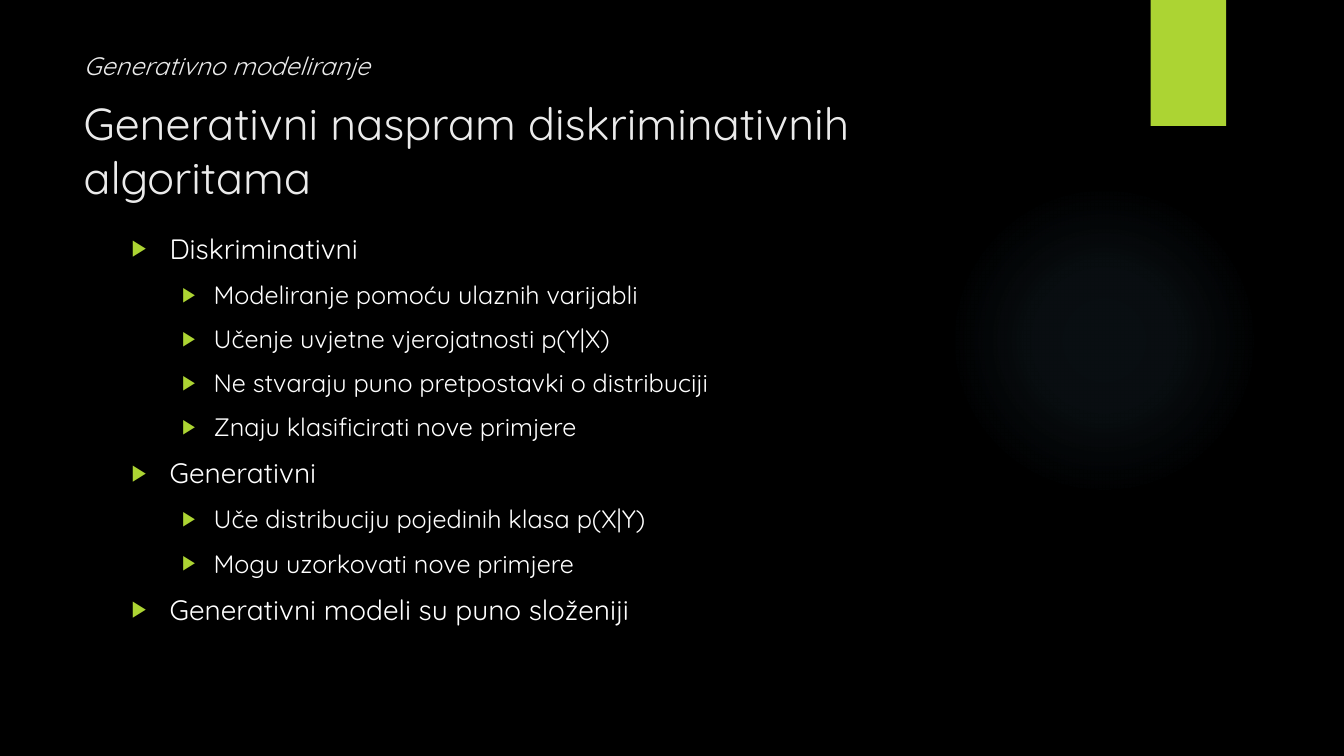
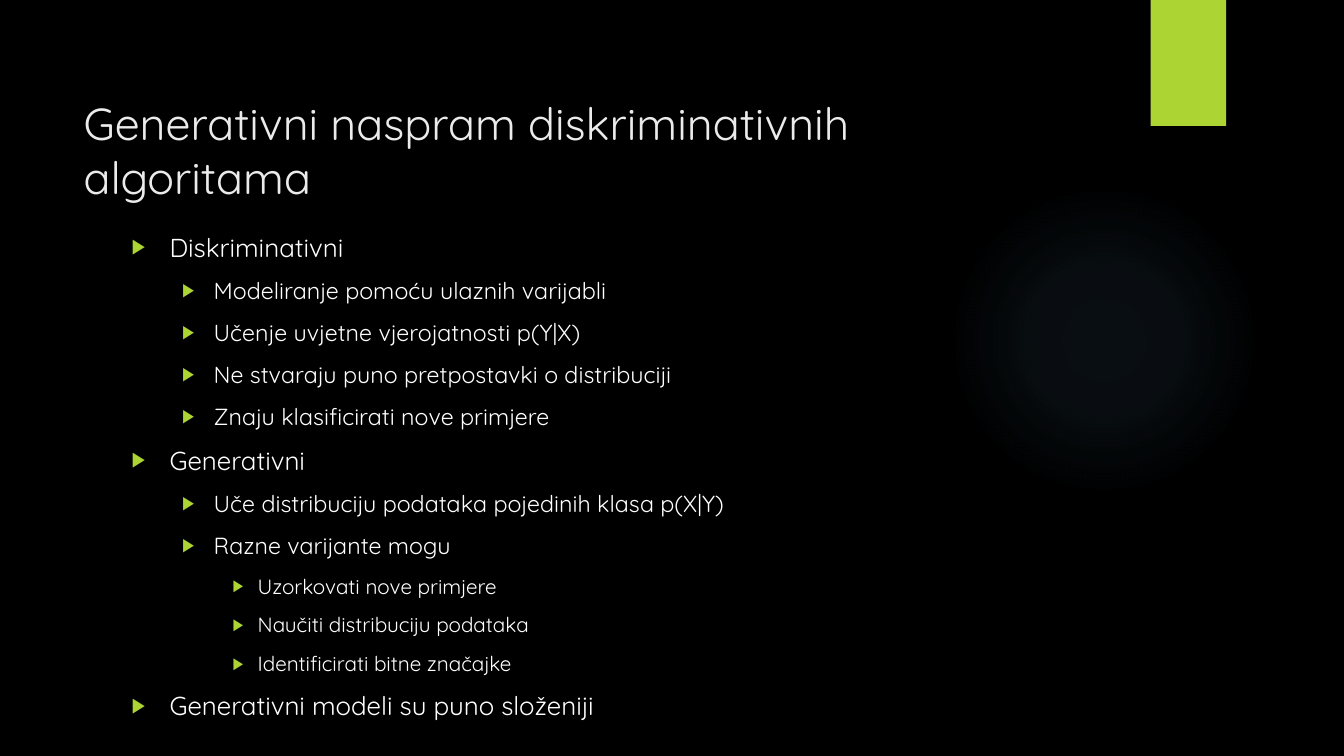
Before and after one commit to v-silverfin/fer-graduate-seminar, a slide deck: slide 3 of kvukic-seminar-presentation-2018.pptx. Drawn at 1344x756 pixels with LibreOffice and Linux fonts; fonts in the diff are those of the drawing; background and template pictures are left out. Boxes give left, top, right and bottom in pixels: in the first picture for what was removed or moved away, otherwise in the second. Text is boxed around its words. In the diff, an @@ line names an element or a change of style, - is before the commit and + after.

```diff
--- a/kvukic-seminar-presentation-2018.pptx
+++ b/kvukic-seminar-presentation-2018.pptx
@@ text removed at [84, 56, 370, 80] @@
-Generativno modeliranje
@@ text at [170, 238, 671, 720]: size 20 to 18.5 pt in "Diskriminativni", "Generativni", "Generativni modeli su puno složeniji"; size 18 to 16.6 pt in "Modeliranje pomoću ulaznih varijabli", "Učenje uvjetne vjerojatnosti p(Y|X)", "Ne stvaraju puno pretpostavki o distribuciji", "Znaju klasificirati nove primjere" @@
@@ text at [214, 494, 723, 675]: text changed; size 18 to 14.8 pt @@
-  ▶ Uče distribuciju pojedinih klasa p(X|Y)
-  ▶ Mogu uzorkovati nove primjere
+  ▶ Uče distribuciju podataka pojedinih klasa p(X|Y)
+  ▶ Razne varijante mogu
+    ▶ Uzorkovati nove primjere
+    ▶ Naučiti distribuciju podataka
+    ▶ Identificirati bitne značajke
```
Also in this commit, not shown: 14 other slides changed, 2 slides added, 4 slides removed, 4 other files.
